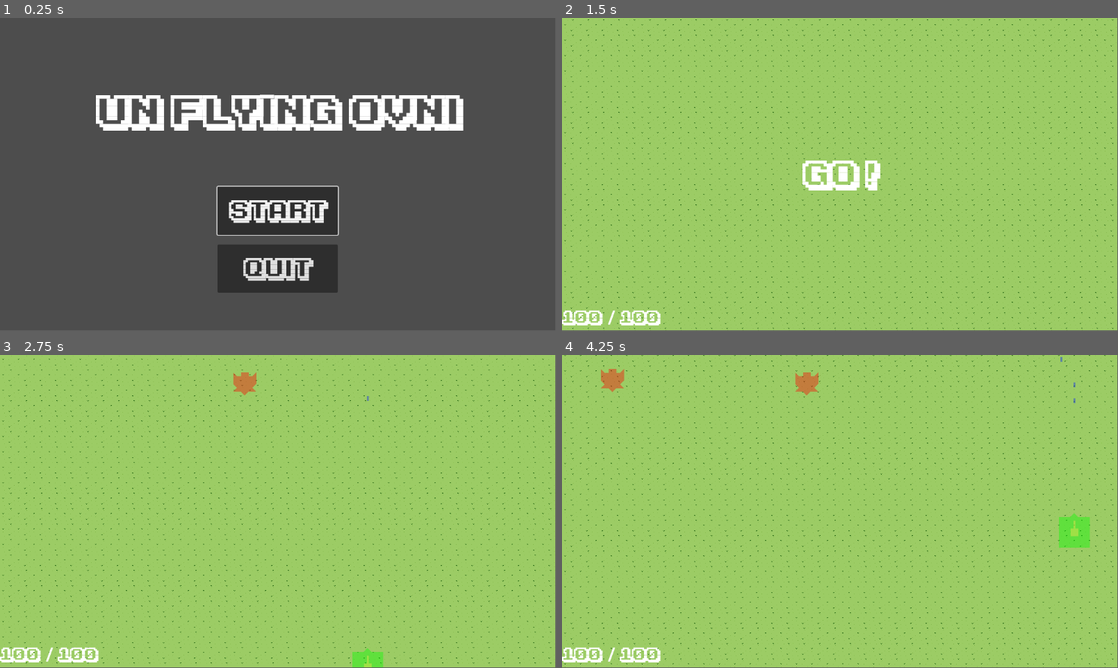
Above: before the commit, frames 1-4 (two rows, left to right).
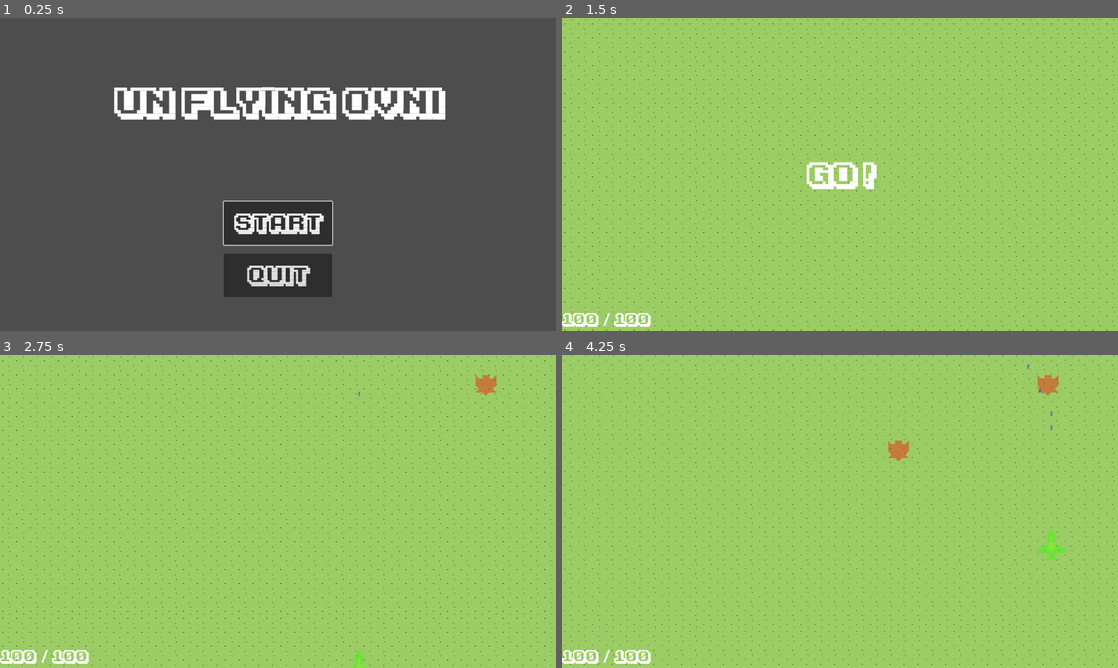
Above: after the commit, the same moments.

Repository: mmyumu/OVNI-godot
Game: Godot game, scene res://menu.tscn
Two runs of this game, one before a commit and one after it. Both use one fixed random seed, a clock stepped at 60 frames per second and the inputs below.
Inputs (mouse positions are in pixels of both pictures, inside the frame that each line leads up to):
- Up to frame 1 (0.25 s): no input
- Up to frame 2 (1.5 s): click "Start" at 0.5 s; tap Enter at 1.25 s; move the mouse to (962, 158) at 1.27 s; hold Right (move_right) from 1.28 s (still down); hold Space (shoot) from 1.28 s (still down); click (962, 158) at 1.42 s
- Up to frame 3 (2.75 s): move the mouse to (166, 527) at 2.02 s; release Right (move_right) at 2.03 s; release Space (shoot) at 2.03 s; hold Down (move_down) from 2.03 s (still down); tap Space (shoot) at 2.1 s
- Up to frame 4 (4.25 s): move the mouse to (895, 442) at 2.77 s; release Down (move_down) at 2.78 s; hold Right (move_right) 2.78-3.53 s; hold Space (shoot) 2.78-3.53 s; move the mouse to (812, 574) at 3.52 s; hold Up (move_up) from 3.53 s (still down); tap Space (shoot) at 3.6 s; click (812, 574) at 3.67 s
In our replay, the window is 799x449 before the commit and 800x450 after it. These sizes can differ from the game's own. Grey fills any space a smaller window leaves; there, only what the larger window draws over its background counts as a difference.

The runs differ from the first frame. In frame 1, 11% of the frame differs, in the area x 17-84%, y 22-90%; in frame 2, 4.6%; in frame 3, 4.6%; in frame 4, 6.3%.

Commit message:
Re-organize files and change player shape

Diff:
--- a/background.tscn
+++ b/background.tscn
@@ -7,7 +7,7 @@
 script = ExtResource("1_7o7v0")
 
 [node name="ParallaxLayer" type="ParallaxLayer" parent="."]
-motion_mirroring = Vector2(0, 1080)
+motion_mirroring = Vector2(0, 720)
 
 [node name="Sprite2D" type="Sprite2D" parent="ParallaxLayer"]
 texture_filter = 1
@@ -15,4 +15,4 @@
 texture = ExtResource("2_qe770")
 centered = false
 region_enabled = true
-region_rect = Rect2(0, 0, 1152, 1080)
+region_rect = Rect2(0, 0, 1280, 720)
--- a/main_stage.tscn
+++ b/main_stage.tscn
@@ -1,16 +1,16 @@
 [gd_scene load_steps=6 format=3 uid="uid://blbpq1q6ur422"]
 
-[ext_resource type="PackedScene" uid="uid://xsyxsqvbvltk" path="res://player/player.tscn" id="1_gy300"]
+[ext_resource type="PackedScene" uid="uid://xsyxsqvbvltk" path="res://unit/player/player.tscn" id="1_gy300"]
 [ext_resource type="Script" path="res://main_stage.gd" id="1_holjf"]
 [ext_resource type="PackedScene" uid="uid://csrjim7erxwl" path="res://hud.tscn" id="3_ww8p0"]
-[ext_resource type="PackedScene" uid="uid://dgamdwdlcwo4c" path="res://enemies/spawner.tscn" id="4_hcxan"]
+[ext_resource type="PackedScene" uid="uid://dgamdwdlcwo4c" path="res://unit/enemies/spawner.tscn" id="4_hcxan"]
 [ext_resource type="PackedScene" uid="uid://brxino6mmdeq0" path="res://background.tscn" id="5_0nbiv"]
 
 [node name="MainStage" type="Node"]
 script = ExtResource("1_holjf")
 
 [node name="Player" parent="." instance=ExtResource("1_gy300")]
-position = Vector2(576, 576)
+position = Vector2(640, 576)
 
 [node name="HUD" parent="." instance=ExtResource("3_ww8p0")]
 
@@ -19,6 +19,7 @@
 [node name="SpawnTimer" type="Timer" parent="Spawner"]
 
 [node name="Background" parent="." instance=ExtResource("5_0nbiv")]
+speed = 500.0
 
 [connection signal="shoot" from="Player" to="." method="_on_player_shoot"]
 [connection signal="start_play" from="HUD" to="." method="_on_hud_start_play"]
--- a/project.godot
+++ b/project.godot
@@ -18,6 +18,12 @@
 [autoload]
 
 GlobalVariables="*res://global_variables.tscn"
+
+[display]
+
+window/size/viewport_width=1280
+window/size/viewport_height=720
+window/stretch/mode="viewport"
 
 [input]
 
--- /dev/null
+++ b/unit/enemies/enemy1.gd
@@ -0,0 +1,23 @@
+extends Area2D
+
+@export var hp = 10
+@export var max_hp = 10
+
+# Called when the node enters the scene tree for the first time.
+func _ready():
+	pass # Replace with function body.
+
+
+# Called every frame. 'delta' is the elapsed time since the previous frame.
+func _process(delta):
+	pass
+
+
+func _on_area_shape_entered(area_rid, area, area_shape_index, local_shape_index):
+	if area.is_in_group("Player"):
+
+		# TODO : get the
+		if area.is_in_group("Projectile"):
+			hp -= 10
+			if hp <= 0:
+				queue_free()
--- /dev/null
+++ b/unit/enemies/enemy1.tscn
@@ -0,0 +1,22 @@
+[gd_scene load_steps=3 format=3 uid="uid://c608eymfujioj"]
+
+[ext_resource type="Script" path="res://unit/enemies/enemy1.gd" id="1_mlrxg"]
+
+[sub_resource type="RectangleShape2D" id="RectangleShape2D_w04ol"]
+size = Vector2(48, 48)
+
+[node name="Enemy" type="Area2D" groups=["Enemies"]]
+script = ExtResource("1_mlrxg")
+
+[node name="Polygon2D" type="Polygon2D" parent="."]
+scale = Vector2(8, 8)
+color = Color(1, 0, 0, 0.392157)
+polygon = PackedVector2Array(3, 3, 2, 2, 1, 2, 1, 3, -1, 3, -1, 2, -2, 2, -3, 3, -3, 0, -2, -1, -3, -2, -2, -2, -1, -2, 0, -3, 1, -2, 3, -2, 2, -1, 3, 0)
+
+[node name="CollisionShape2D" type="CollisionShape2D" parent="."]
+shape = SubResource("RectangleShape2D_w04ol")
+
+[node name="Marker2D" type="Marker2D" parent="."]
+position = Vector2(0, -26)
+
+[connection signal="area_shape_entered" from="." to="." method="_on_area_shape_entered"]
--- /dev/null
+++ b/unit/enemies/spawner.gd
@@ -0,0 +1,20 @@
+extends Node
+
+var enemy = preload("res://unit/enemies/enemy1.tscn")
+
+# Called when the node enters the scene tree for the first time.
+func _ready():
+	pass
+
+
+# Called every frame. 'delta' is the elapsed time since the previous frame.
+func _process(delta):
+	pass
+
+func spawn(position, enemy_index):
+	var spawned_enemy = enemy.instantiate()
+	spawned_enemy.name = "Enemy%s" % enemy_index
+	get_parent().add_child(spawned_enemy)
+	spawned_enemy.position = position
+	spawned_enemy.rotation = TAU/2
+	print("Spawned enemy %s at x=%s, y=%s" % [spawned_enemy.name, position.x, position.y])
--- /dev/null
+++ b/unit/enemies/spawner.tscn
@@ -0,0 +1,6 @@
+[gd_scene load_steps=2 format=3 uid="uid://dgamdwdlcwo4c"]
+
+[ext_resource type="Script" path="res://unit/enemies/spawner.gd" id="1_87q1l"]
+
+[node name="Spawner" type="Node"]
+script = ExtResource("1_87q1l")
--- /dev/null
+++ b/unit/player/player.gd
@@ -0,0 +1,34 @@
+extends Area2D
+
+@export var speed = 400
+@export var hp = 100
+@export var max_hp = 100
+
+signal shoot(projectile, direction, location)
+
+# Called when the node enters the scene tree for the first time.
+func _ready():
+	pass
+
+
+# Called every frame. 'delta' is the elapsed time since the previous frame.
+func _process(delta):
+	var velocity: Vector2 = Vector2.ZERO
+	var v_x = Input.get_axis("move_left", "move_right")
+	var v_y = Input.get_axis("move_up", "move_down")
+
+	velocity.x += v_x
+	velocity.y += v_y
+
+	if velocity.length() > 0:
+		velocity *= speed
+
+	position += velocity * delta
+	position = position.clamp(Vector2.ZERO, GlobalVariables.screen_size)
+
+func _on_turret_shoot(projectile, direction, location):
+	shoot.emit(projectile, direction, location)
+
+func _on_area_shape_entered(area_rid, area, area_shape_index, local_shape_index):
+	if area.is_in_group("Enemies"):
+		hp -= 10
--- /dev/null
+++ b/unit/player/player.tscn
@@ -0,0 +1,25 @@
+[gd_scene load_steps=4 format=3 uid="uid://xsyxsqvbvltk"]
+
+[ext_resource type="Script" path="res://unit/player/player.gd" id="1_nraj3"]
+[ext_resource type="PackedScene" uid="uid://1ulstek31iwg" path="res://unit/player/turret.tscn" id="2_3iwk2"]
+
+[sub_resource type="RectangleShape2D" id="RectangleShape2D_ljunf"]
+size = Vector2(16, 64)
+
+[node name="Player" type="Area2D" groups=["Player"]]
+script = ExtResource("1_nraj3")
+
+[node name="CollisionShape2D" type="CollisionShape2D" parent="."]
+shape = SubResource("RectangleShape2D_ljunf")
+
+[node name="Turret" parent="." instance=ExtResource("2_3iwk2")]
+fire_rate = 20.0
+
+[node name="Polygon2D" type="Polygon2D" parent="."]
+color = Color(0.183333, 1, 0, 0.392157)
+polygon = PackedVector2Array(-8, 24, -16, 32, 16, 32, 8, 24, 8, 16, 32, 16, 32, 8, 8, -8, 8, -16, 16, -16, 8, -24, 8, -32, 0, -40, -8, -32, -8, -24, -16, -16, -8, -16, -8, -8, -32, 8, -32, 16, -8, 16)
+
+[connection signal="area_shape_entered" from="." to="." method="_on_area_shape_entered"]
+[connection signal="body_entered" from="." to="." method="_on_body_entered"]
+[connection signal="body_shape_entered" from="." to="." method="_on_body_shape_entered"]
+[connection signal="shoot" from="Turret" to="." method="_on_turret_shoot"]
--- /dev/null
+++ b/unit/player/projectile.gd
@@ -0,0 +1,19 @@
+extends Area2D
+
+@export var speed: int = 800
+var velocity: Vector2 = Vector2.UP
+
+# Called when the node enters the scene tree for the first time.
+func _ready():
+	pass
+
+
+# Called every frame. 'delta' is the elapsed time since the previous frame.
+func _process(delta):
+	if velocity.length() > 0:
+		velocity = velocity.normalized() * speed
+	position += velocity * delta
+#	print("x, y= ", position.x, ",", position.y)
+
+func _on_visible_on_screen_notifier_2d_screen_exited():
+	queue_free()
--- /dev/null
+++ b/unit/player/projectile.tscn
@@ -0,0 +1,23 @@
+[gd_scene load_steps=3 format=3 uid="uid://b81m66m0b04m7"]
+
+[ext_resource type="Script" path="res://unit/player/projectile.gd" id="1_m8qk4"]
+
+[sub_resource type="RectangleShape2D" id="RectangleShape2D_l08y2"]
+size = Vector2(4, 10)
+
+[node name="Projectile" type="Area2D" groups=["Player", "Projectile"]]
+position = Vector2(567, 325)
+script = ExtResource("1_m8qk4")
+
+[node name="CollisionShape2D" type="CollisionShape2D" parent="."]
+shape = SubResource("RectangleShape2D_l08y2")
+
+[node name="Polygon2D" type="Polygon2D" parent="."]
+position = Vector2(5.96046e-08, -3.57628e-07)
+scale = Vector2(0.125, 0.3125)
+color = Color(0, 0.101961, 1, 0.392157)
+polygon = PackedVector2Array(-16, -16, 16, -16, 16, 16, -16, 16)
+
+[node name="VisibleOnScreenNotifier2D" type="VisibleOnScreenNotifier2D" parent="."]
+
+[connection signal="screen_exited" from="VisibleOnScreenNotifier2D" to="." method="_on_visible_on_screen_notifier_2d_screen_exited"]
--- /dev/null
+++ b/unit/player/turret.gd
@@ -0,0 +1,37 @@
+extends Polygon2D
+
+@export var rotation_speed = 5
+@export var fire_rate: float = 2 # Fire/second - TODO: should be computed from player fire_rate and specific projectile fire_rate
+
+var last_fire: float = 0.
+#var rotation_direction = 0
+var rs_look = Vector2.ZERO
+var deadzone = 0.3
+var previous_rs_look
+
+var projectile = preload("res://unit/player/projectile.tscn")
+
+
+signal shoot(projectile, direction, location)
+
+# Called when the node enters the scene tree for the first time.
+func _ready():
+	pass # Replace with function body.
+
+
+# Called every frame. 'delta' is the elapsed time since the previous frame.
+func _process(delta):
+	rs_look.y = Input.get_joy_axis(0, JOY_AXIS_RIGHT_X)
+	rs_look.x = -Input.get_joy_axis(0, JOY_AXIS_RIGHT_Y)
+	if rs_look.length() >= deadzone:
+		rotation = lerp_angle(rotation, rs_look.angle(), 0.05)
+	check_shoot(delta)
+
+
+func check_shoot(delta: float):
+	var fire_delay = 1/fire_rate
+	last_fire -= delta
+#	print("position:", position, ", global_position:", global_position)
+	if last_fire < 0 and Input.is_action_pressed("shoot"):
+		shoot.emit(projectile, rotation, $CannonMouth.global_position)
+		last_fire = fire_delay
--- /dev/null
+++ b/unit/player/turret.tscn
@@ -0,0 +1,11 @@
+[gd_scene load_steps=2 format=3 uid="uid://1ulstek31iwg"]
+
+[ext_resource type="Script" path="res://unit/player/turret.gd" id="1_4qfjp"]
+
+[node name="Turret" type="Polygon2D"]
+color = Color(1, 0.877167, 0.33, 0.392157)
+polygon = PackedVector2Array(-2, -8, -2, -24, 2, -24, 2, -8, 8, -8, 8, 8, -8, 8, -8, -8)
+script = ExtResource("1_4qfjp")
+
+[node name="CannonMouth" type="Marker2D" parent="."]
+position = Vector2(0, -26)
